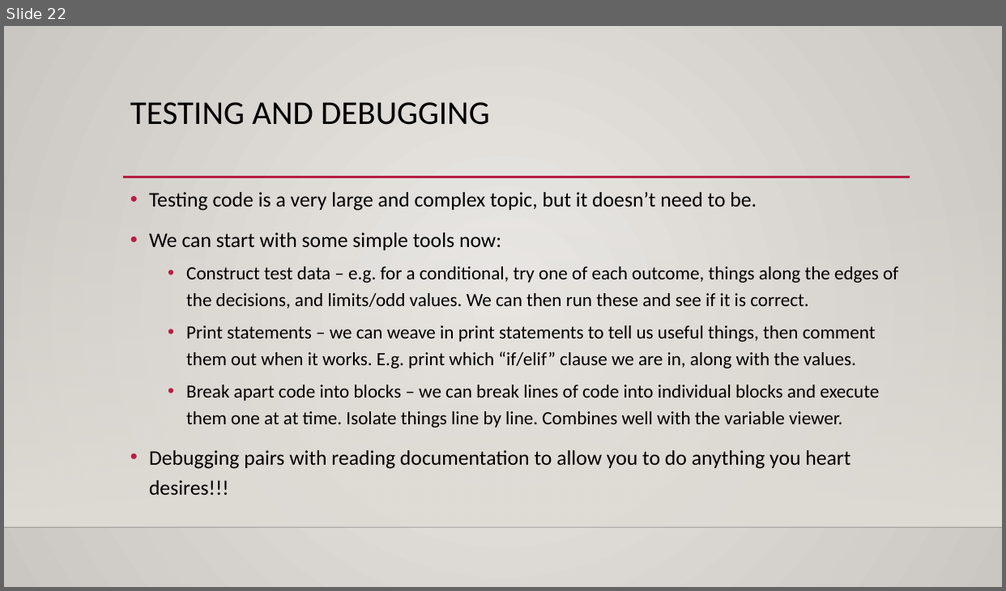
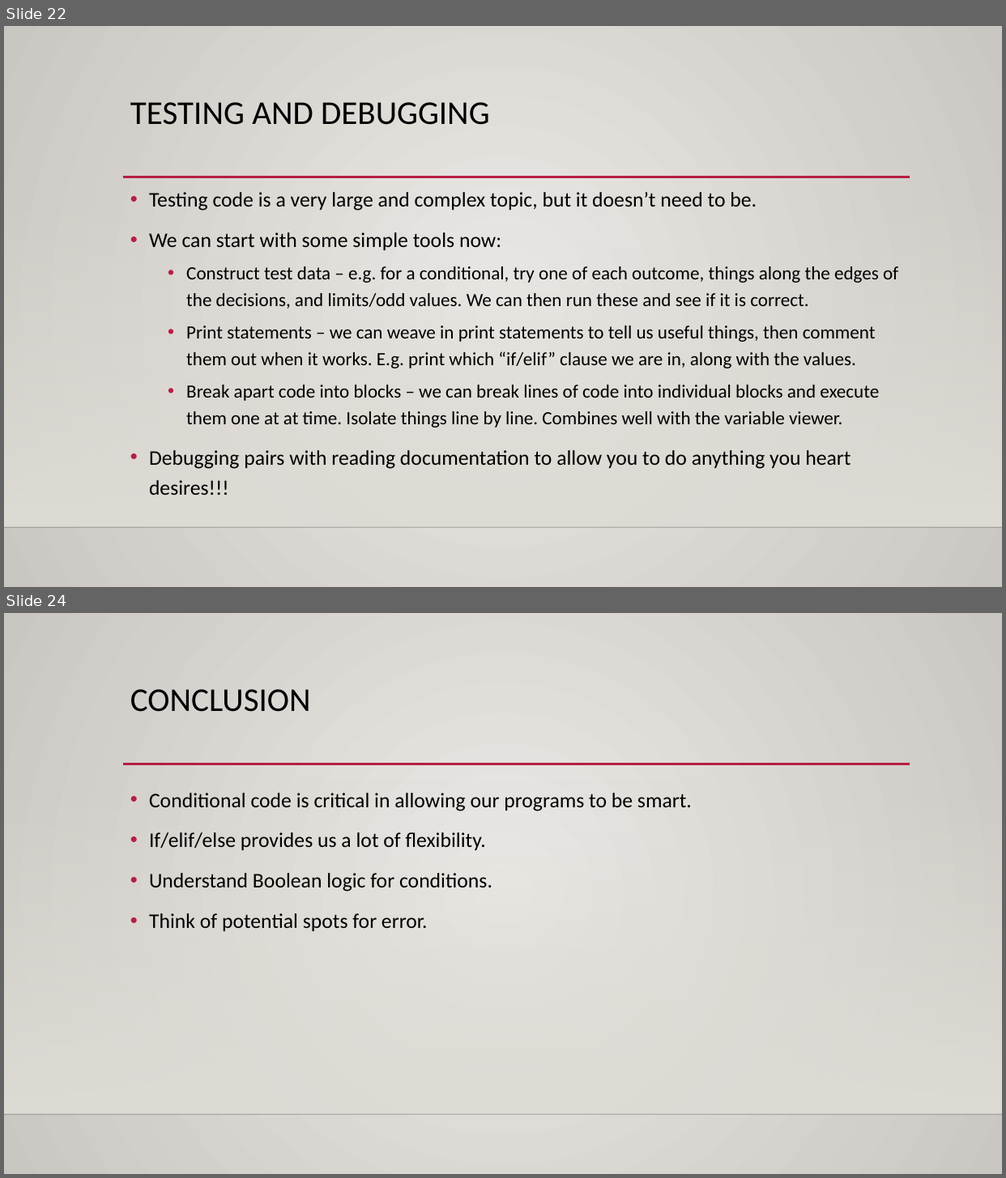
Before and after one commit to okohnkay/Programming_Basics_for_ML, a slide deck: course_material/slides/002_vars_and_control.pptx. Shown one above the other, each under a label of ours: slide 22 before the commit, slides 22 and 24 after it; the slides between them are not shown. The pictures are 1006x591 and 1006x1178 pixels, drawn with LibreOffice and Linux fonts; fonts in the diff are those of the drawing; background and template pictures are left out. Boxes give left, top, right and bottom in pixels: in the first picture for what was removed or moved away, otherwise in the second. Text is boxed around its words. In the diff, an @@ line names an element or a change of style, - is before the commit and + after.

```diff
--- a/course_material/slides/002_vars_and_control.pptx
+++ b/course_material/slides/002_vars_and_control.pptx
@@ slide 24 added at [4, 613, 1002, 1174], background gradient #ECEAE7 to #CAC7C1; not listed: 3 template elements that a slide beside it also shows @@
@@ title added at [130, 689, 311, 712], 32 pt, text #000000 @@
+CONCLUSION
@@ text added at [149, 793, 692, 931], 20 pt, text #000000 @@
+• Conditional code is critical in allowing our programs to be smart.
+• If/elif/else provides us a lot of flexibility.
+• Understand Boolean logic for conditions.
+• Think of potential spots for error.
```
Also in this commit, not shown: 1 slide changed, 2 other files.
